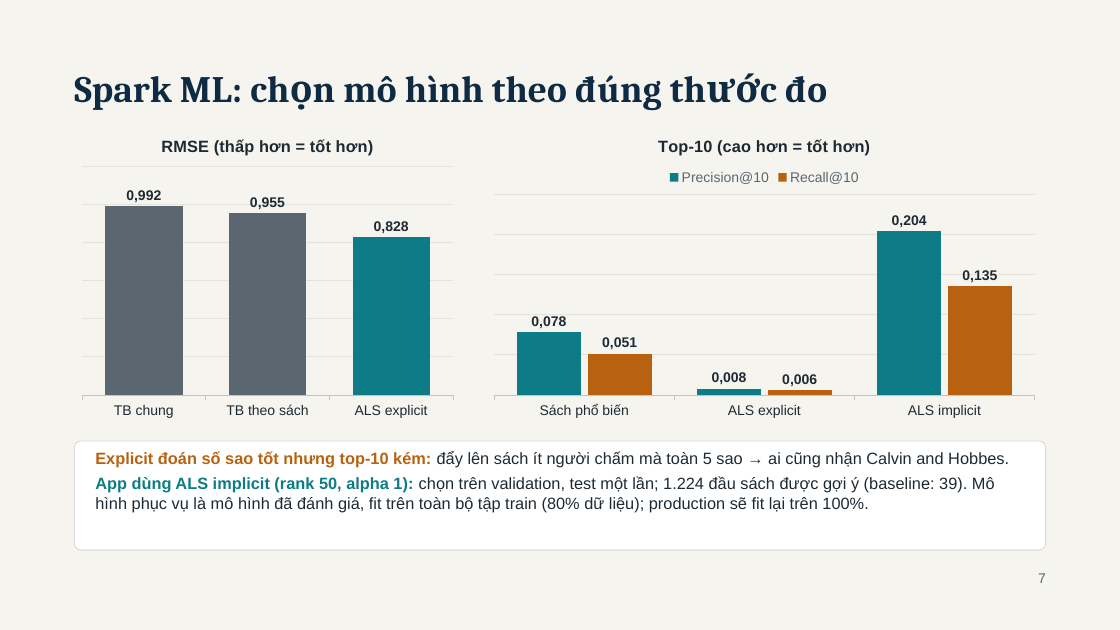
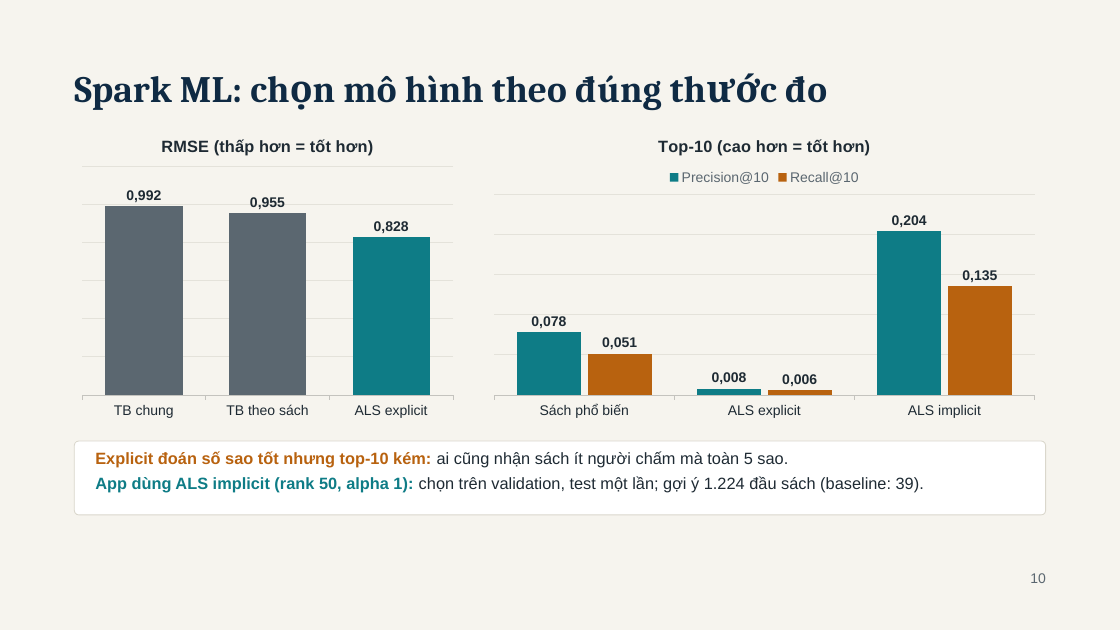
Before and after one commit to haoluonghuynhngoc/Group_06_BigData, a slide deck: slide 10 of Present/BookPulse - BDA501 Session 10 Final Presentation.pptx (slide 7 before the commit). Drawn at 1120x630 pixels with LibreOffice and Linux fonts; fonts in the diff are those of the drawing. Boxes give left, top, right and bottom in pixels: in the first picture for what was removed or moved away, otherwise in the second. Text is boxed around its words. In the diff, an @@ line names an element or a change of style, - is before the commit and + after.

Commit message:
Decks: Session 10 adds agenda, batch 4-step, one-event stream flow, fixes-after-review, detail architecture next to overview; Session 8 reworked as why topic -> architecture -> what it implies, team title, demo slide; slimmer detail diagram, shorter text; scripts, Q&A and demo refs renumbered

```diff
--- a/Present/BookPulse - BDA501 Session 10 Final Presentation.pptx
+++ b/Present/BookPulse - BDA501 Session 10 Final Presentation.pptx
@@ rounded rectangle: place and size @@
-rounded rectangle at [75,441,1046,550]
+rounded rectangle at [75,441,1046,515]
@@ text at [95,451,924,493]: text changed @@
-Explicit đoán số sao tốt nhưng top-10 kém: đẩy lên sách ít người chấm mà toàn 5 sao → ai cũng nhận Calvin and Hobbes.
-App dùng ALS implicit (rank 50, alpha 1): chọn trên validation, test một lần; 1.224 đầu sách được gợi ý (baseline: 39). Mô hình phục vụ là mô hình đã đánh giá, fit trên toàn bộ tập train (80% dữ liệu); production sẽ fit lại trên 100%.
+Explicit đoán số sao tốt nhưng top-10 kém: ai cũng nhận sách ít người chấm mà toàn 5 sao.
+App dùng ALS implicit (rank 50, alpha 1): chọn trên validation, test một lần; gợi ý 1.224 đầu sách (baseline: 39).
@@ text at [1030,573,1046,583]: text changed @@
-7
+10
```
Also in this commit, not shown: 14 other slides changed, 4 slides added, 5 other files.
